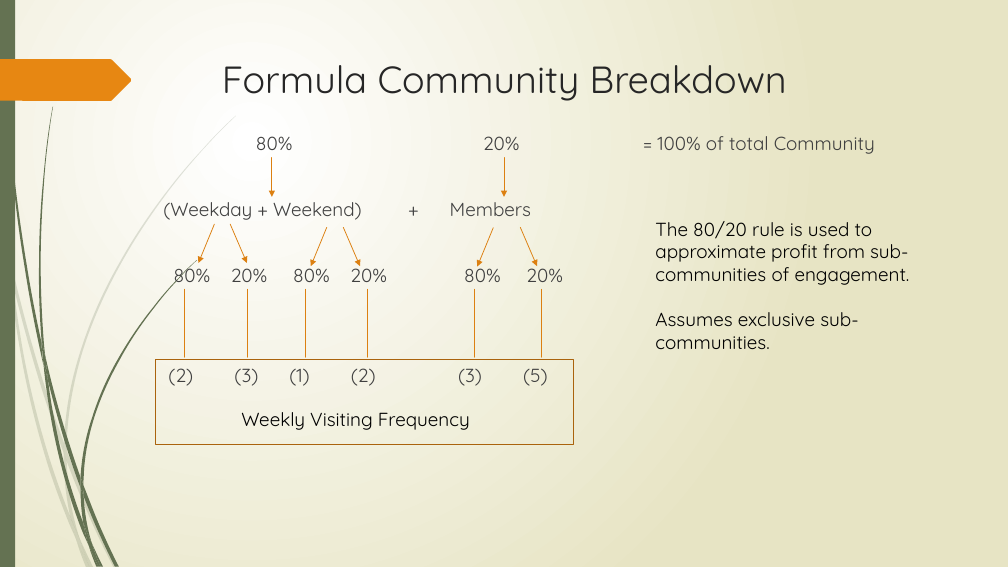
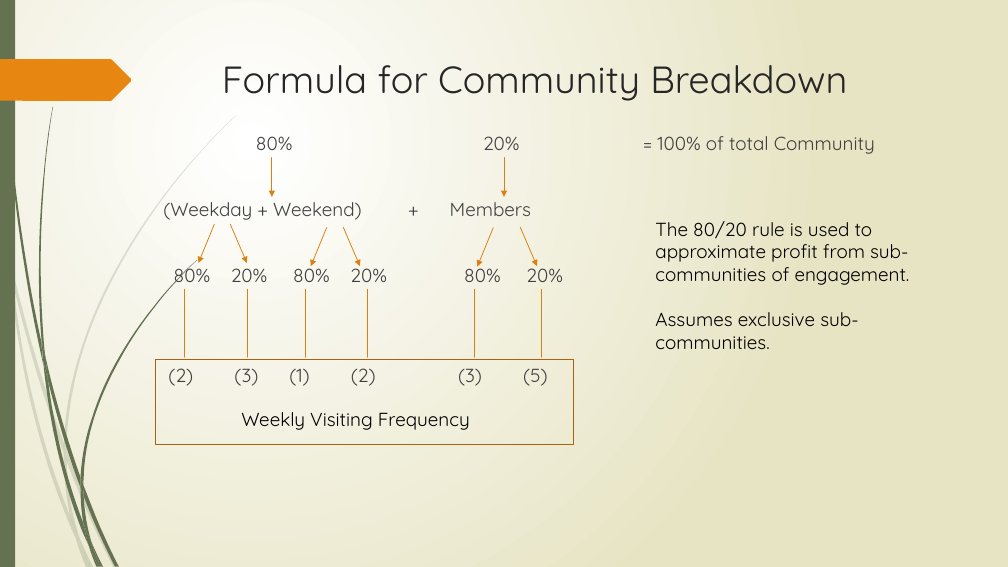
Before and after one commit to tieje/dogen, a slide deck: slide 21 of Presentation/SocialHub_FrancisT_06_23_2020.pptx. Drawn at 1008x567 pixels with LibreOffice and Linux fonts; fonts in the diff are those of the drawing. Boxes give left, top, right and bottom in pixels: in the first picture for what was removed or moved away, otherwise in the second. Text is boxed around its words. In the diff, an @@ line names an element or a change of style, - is before the commit and + after.

```diff
--- a/Presentation/SocialHub_FrancisT_06_23_2020.pptx
+++ b/Presentation/SocialHub_FrancisT_06_23_2020.pptx
@@ title at box(222, 65, 847, 101): text changed @@
-Formula Community Breakdown
+Formula for Community Breakdown
```
Also in this commit, not shown: 15 other slides changed.
